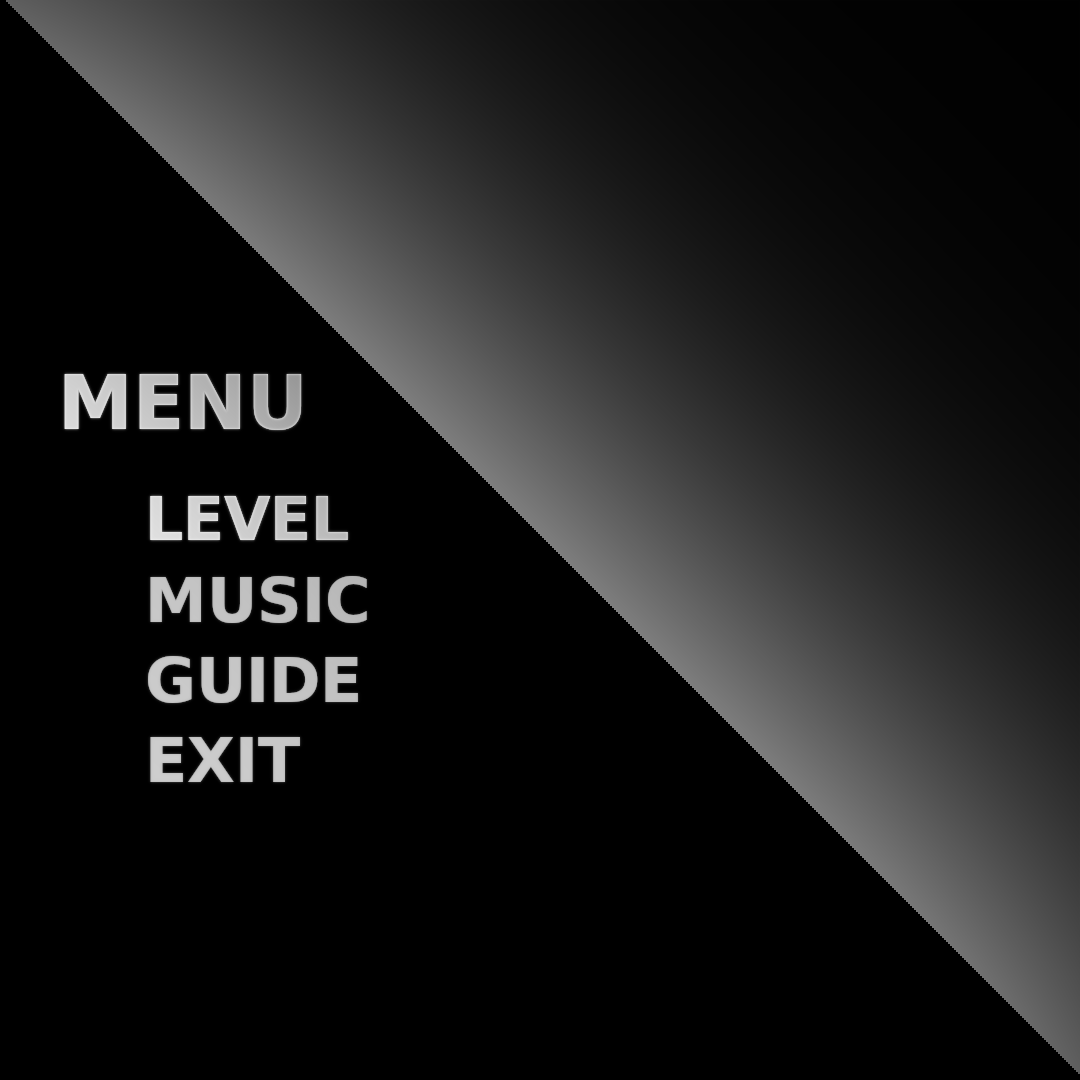
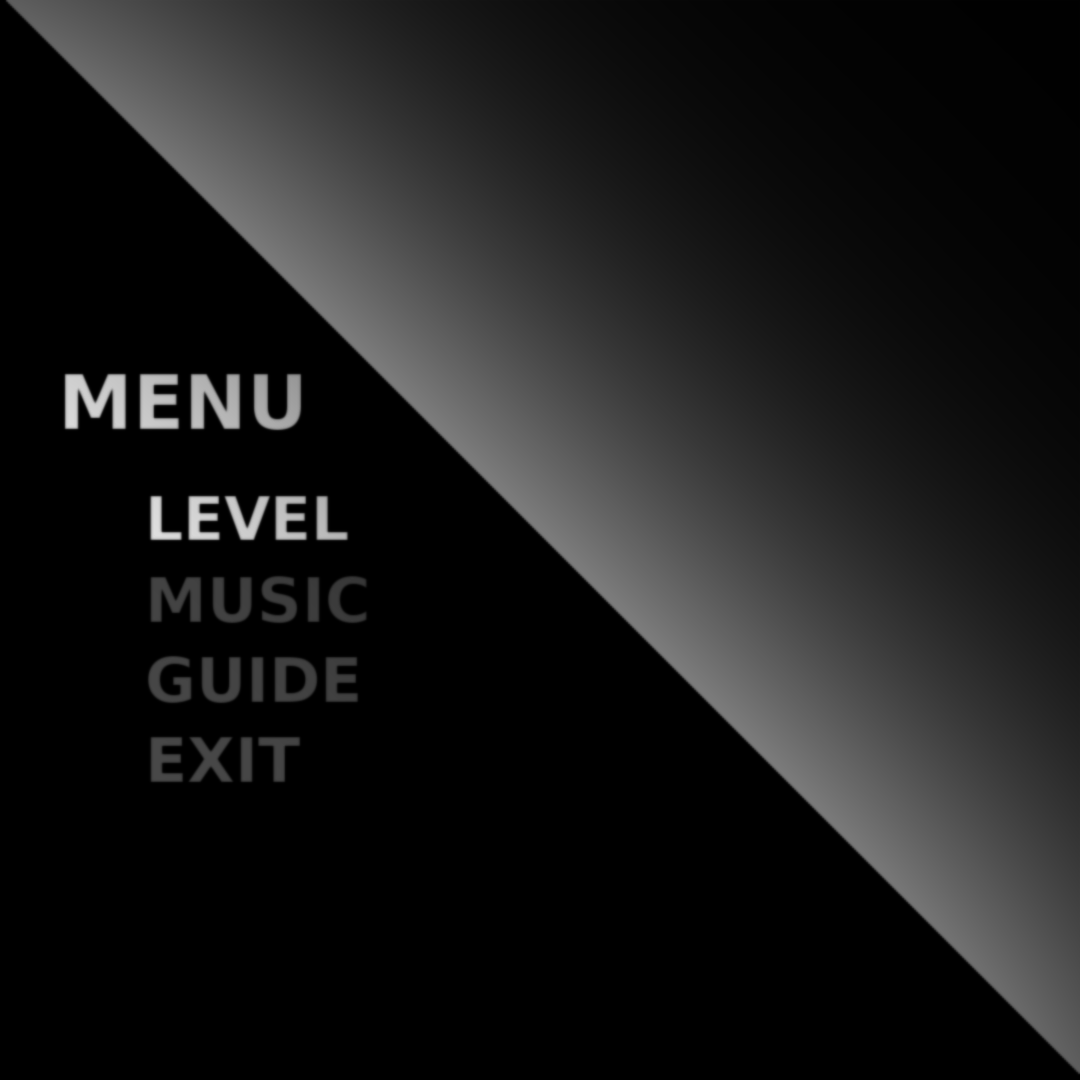
Two versions of the same layered image (1080 × 1080). Layer-by-layer changes:
moved "貼上的圖層 #3" above "貼上的圖層 #2" over [4, 0, 1080, 1075]
"貼上的圖層 #2": blend normal → erase, painted on it over [4, 0, 1080, 1075]
showed "圖層", moved it into group "圖層群組 複本", painted on it over [4, 0, 1080, 1075]
